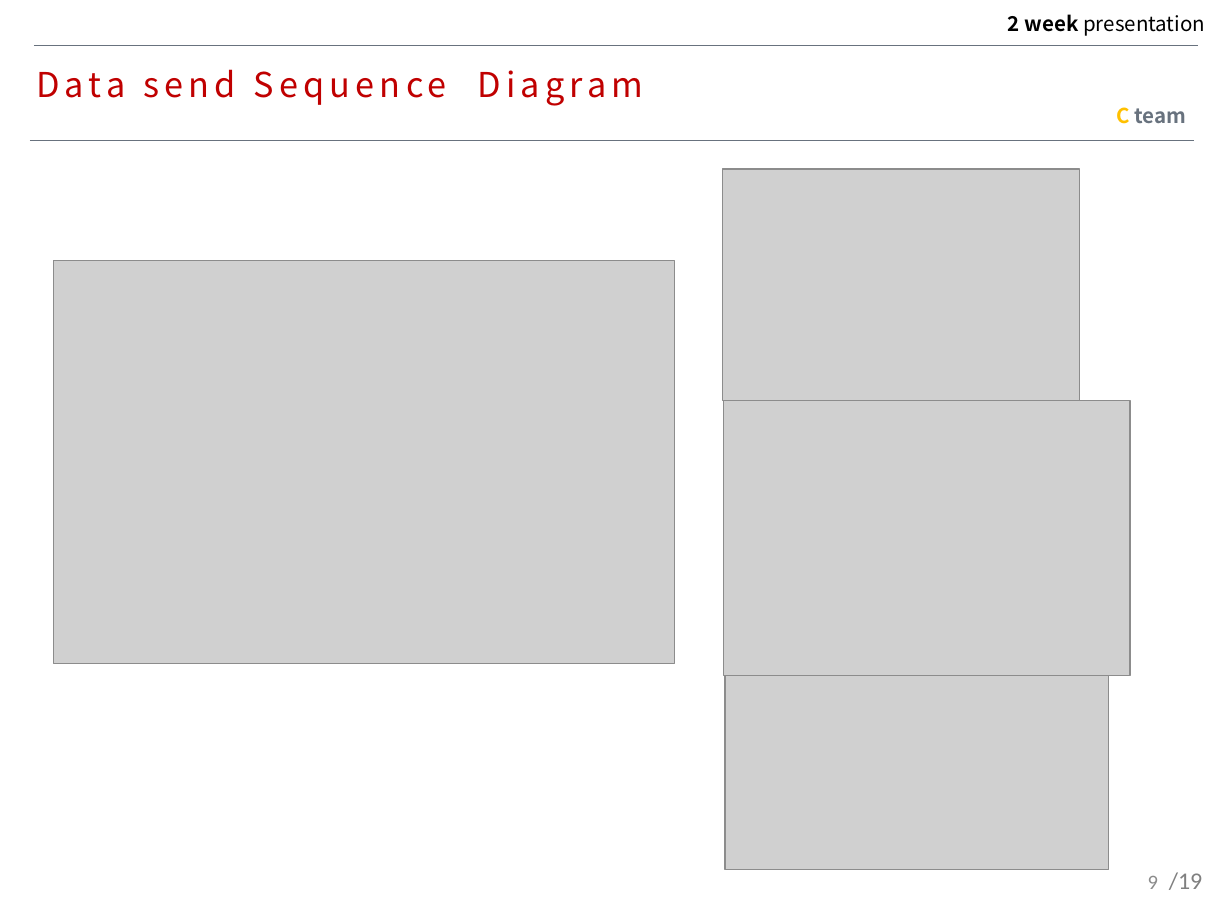
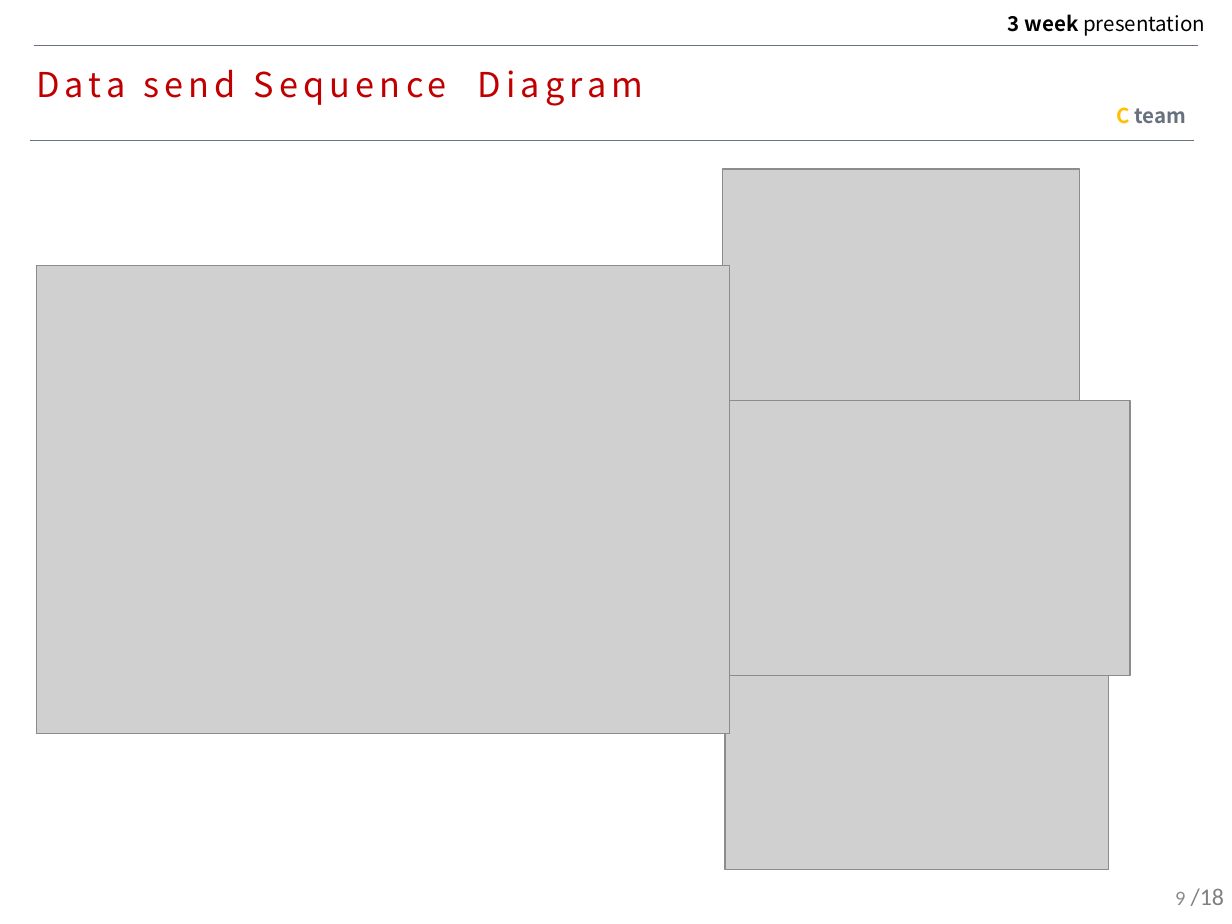
Before and after one commit to MAENGSOOHOON/summer2017IoT, a slide deck: slide 9 of 3week/ppt/3week.pptx. Drawn at 1232x924 pixels with LibreOffice and Linux fonts; fonts in the diff are those of the drawing; grey boxes stand for pictures. Boxes give left, top, right and bottom in pixels: in the first picture for what was removed or moved away, otherwise in the second. Text is boxed around its words. In the diff, an @@ line names an element or a change of style, - is before the commit and + after.

```diff
--- a/3week/ppt/3week.pptx
+++ b/3week/ppt/3week.pptx
@@ text at bbox=[1008, 14, 1205, 36]: text changed @@
-2 week presentation
+3 week presentation
@@ picture: place and size @@
-picture at bbox=[53, 260, 674, 663]
+picture at bbox=[37, 265, 731, 733]
@@ page number: place and size @@
-page number at bbox=[1148, 876, 1158, 889]
+page number at bbox=[1175, 892, 1185, 905]
@@ text removed at bbox=[1169, 872, 1203, 890] @@
-/19
@@ text added at bbox=[1191, 888, 1225, 906], 14 pt, text #808080 @@
+/18
```
Also in this commit, not shown: 13 other slides changed, 4 slides added, 5 slides removed, 2 other files.
